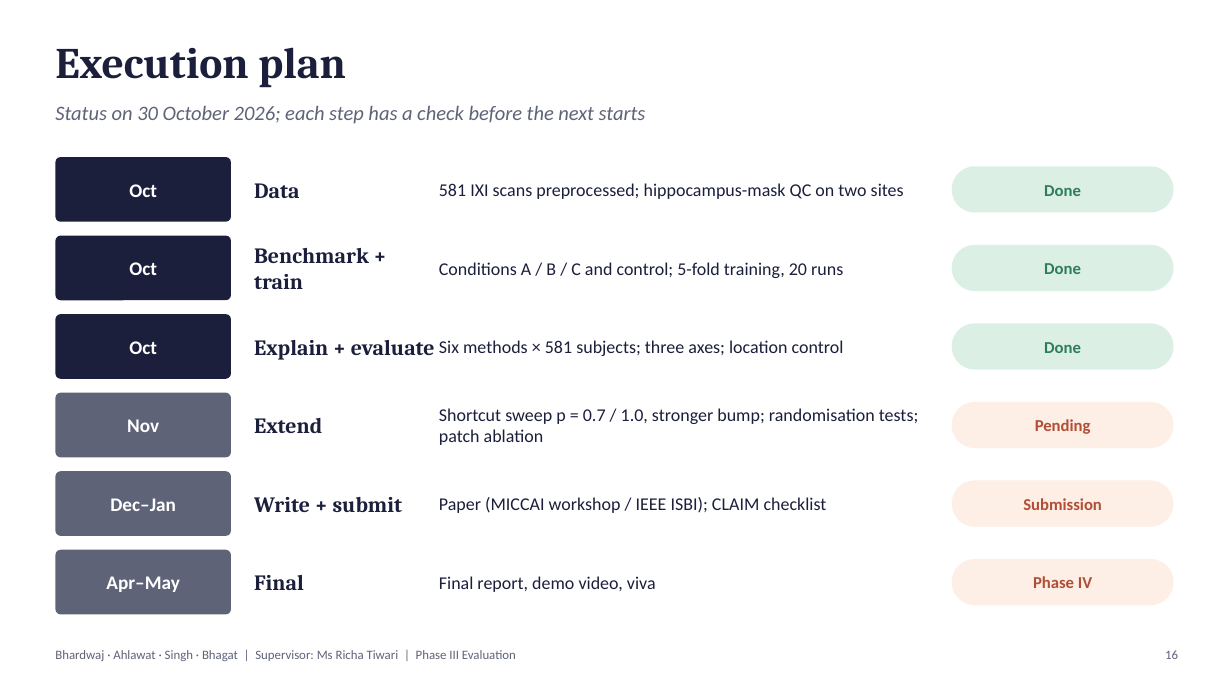
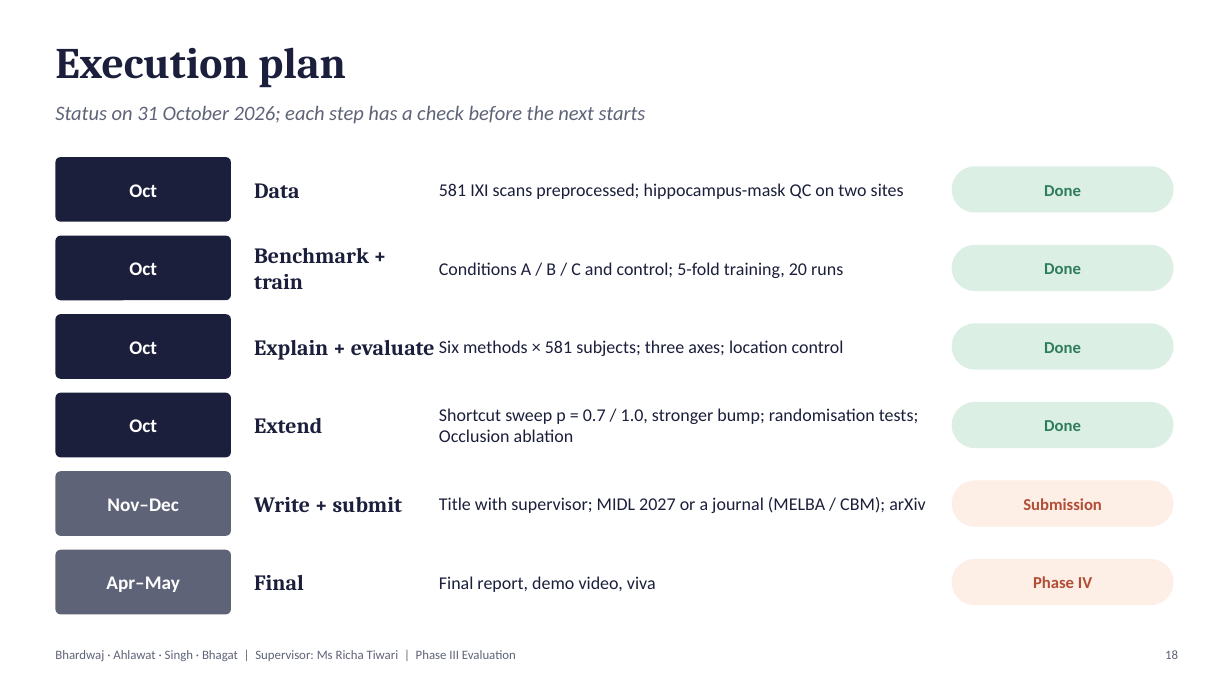
Before and after one commit to UdayBhardwaj/alz, a slide deck: slide 18 of docs/phase-iii/Phase III Presentation.pptx (slide 16 before the commit). Drawn at 1232x693 pixels with LibreOffice and Linux fonts; fonts in the diff are those of the drawing. Boxes give left, top, right and bottom in pixels: in the first picture for what was removed or moved away, otherwise in the second. Text is boxed around its words. In the diff, an @@ line names an element or a change of style, - is before the commit and + after.

```diff
--- a/docs/phase-iii/Phase III Presentation.pptx
+++ b/docs/phase-iii/Phase III Presentation.pptx
@@ text at bbox=[55, 105, 646, 124]: text changed @@
-Status on 30 October 2026; each step has a check before the next starts
+Status on 31 October 2026; each step has a check before the next starts
@@ rounded rectangle at bbox=[55, 393, 231, 457]: fill #5F6378 to #1B1F3B @@
@@ text at bbox=[129, 419, 157, 432]: text changed @@
-Nov
+Oct
@@ text at bbox=[439, 408, 918, 442]: text changed @@
-Shortcut sweep p = 0.7 / 1.0, stronger bump; randomisation tests; patch ablation
+Shortcut sweep p = 0.7 / 1.0, stronger bump; randomisation tests; Occlusion ablation
@@ rounded rectangle at bbox=[952, 402, 1174, 448]: fill #FDEEE6 to #DCEFE5 @@
@@ text at bbox=[1044, 420, 1081, 431]: text changed; text colour #B24E35 to #2E7D5B @@
-Pending
+Done
@@ text at bbox=[107, 498, 178, 511]: text changed @@
-Dec–Jan
+Nov–Dec
@@ text at bbox=[439, 497, 925, 513]: text changed @@
-Paper (MICCAI workshop / IEEE ISBI); CLAIM checklist
+Title with supervisor; MIDL 2027 or a journal (MELBA / CBM); arXiv
@@ text at bbox=[1165, 650, 1178, 659]: text changed @@
-16
+18
```
Also in this commit, not shown: 4 other slides changed, 2 slides added, 2 other files.
